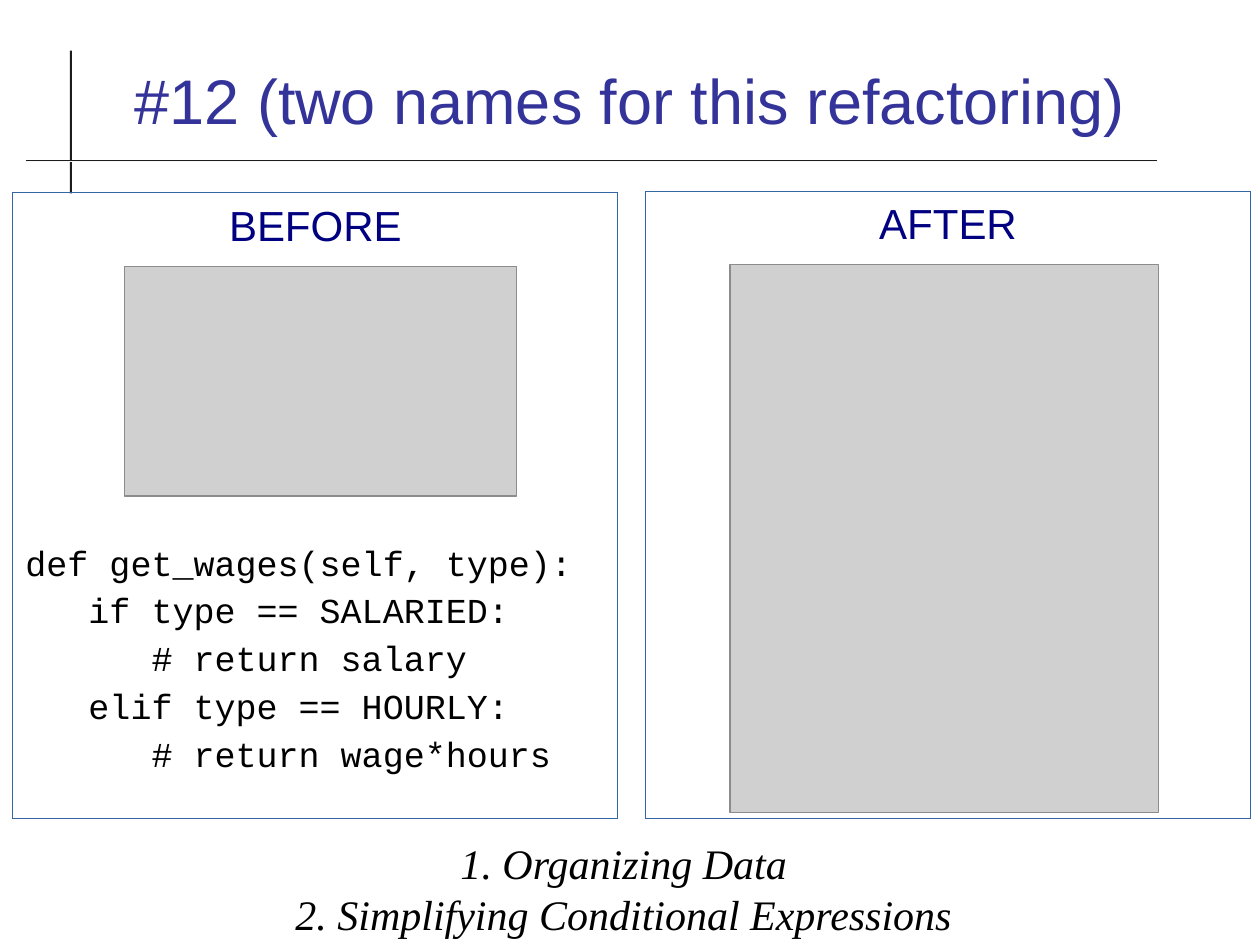
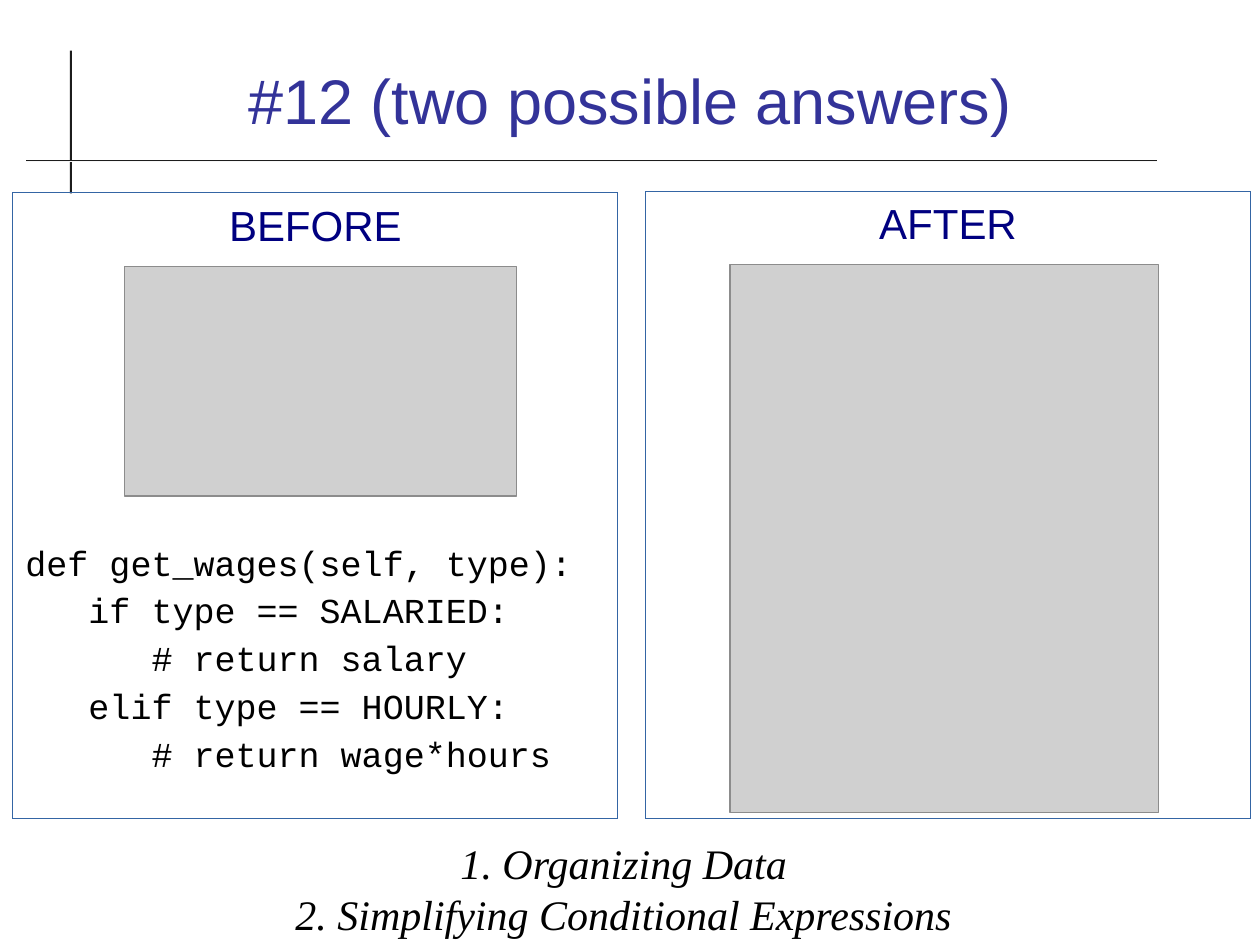
Before and after one commit to cpske/ISP, a slide deck: slide 14 of refactoring/Refactoring-Review.odp. Drawn at 1260x945 pixels with LibreOffice and Linux fonts; fonts in the diff are those of the drawing; grey boxes stand for pictures. Boxes give left, top, right and bottom in pixels: in the first picture for what was removed or moved away, otherwise in the second. Text is boxed around its words. In the diff, an @@ line names an element or a change of style, - is before the commit and + after.

```diff
--- a/refactoring/Refactoring-Review.odp
+++ b/refactoring/Refactoring-Review.odp
@@ title at bbox=[248, 78, 1012, 136]: text changed @@
-#12 (two names for this refactoring)
+#12 (two possible answers)
```
Also in this commit, not shown: 6 other slides changed, 2 other files.
